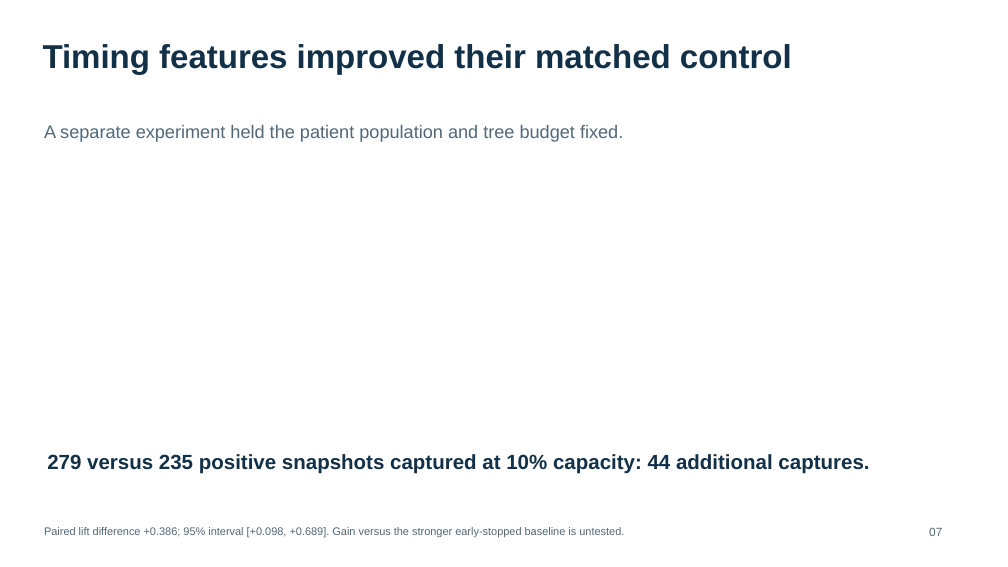
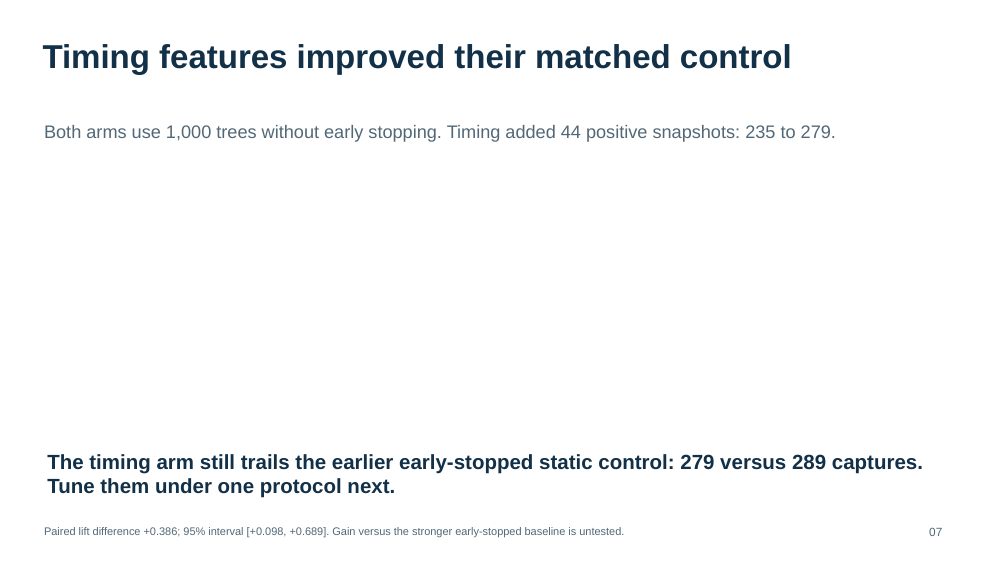
Before and after one commit to prkharr/tak861-transformer-evaluation, a slide deck: slide 7 of notebooks/expanded cohort/TAK861_Progress_20261120.pptx. Drawn at 1008x567 pixels with LibreOffice and Linux fonts; fonts in the diff are those of the drawing. Boxes give left, top, right and bottom in pixels: in the first picture for what was removed or moved away, otherwise in the second. Text is boxed around its words. In the diff, an @@ line names an element or a change of style, - is before the commit and + after.

```diff
--- a/notebooks/expanded cohort/TAK861_Progress_20261120.pptx
+++ b/notebooks/expanded cohort/TAK861_Progress_20261120.pptx
@@ text at box(44, 125, 836, 142): text changed @@
-A separate experiment held the patient population and tree budget fixed.
+Both arms use 1,000 trees without early stopping. Timing added 44 positive snapshots: 235 to 279.
@@ text at box(47, 454, 923, 498): text changed @@
-279 versus 235 positive snapshots captured at 10% capacity: 44 additional captures.
+The timing arm still trails the earlier early-stopped static control: 279 versus 289 captures. Tune them under one protocol next.
```
Also in this commit, not shown: 6 other slides changed, 3 other files.
